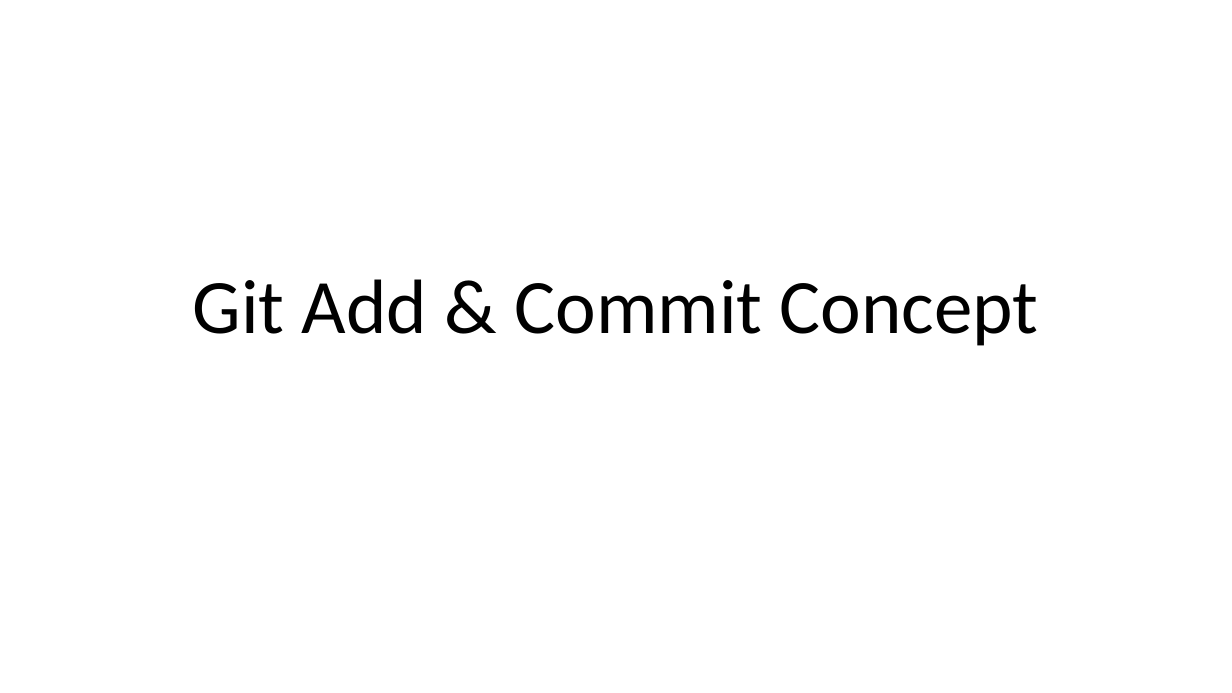
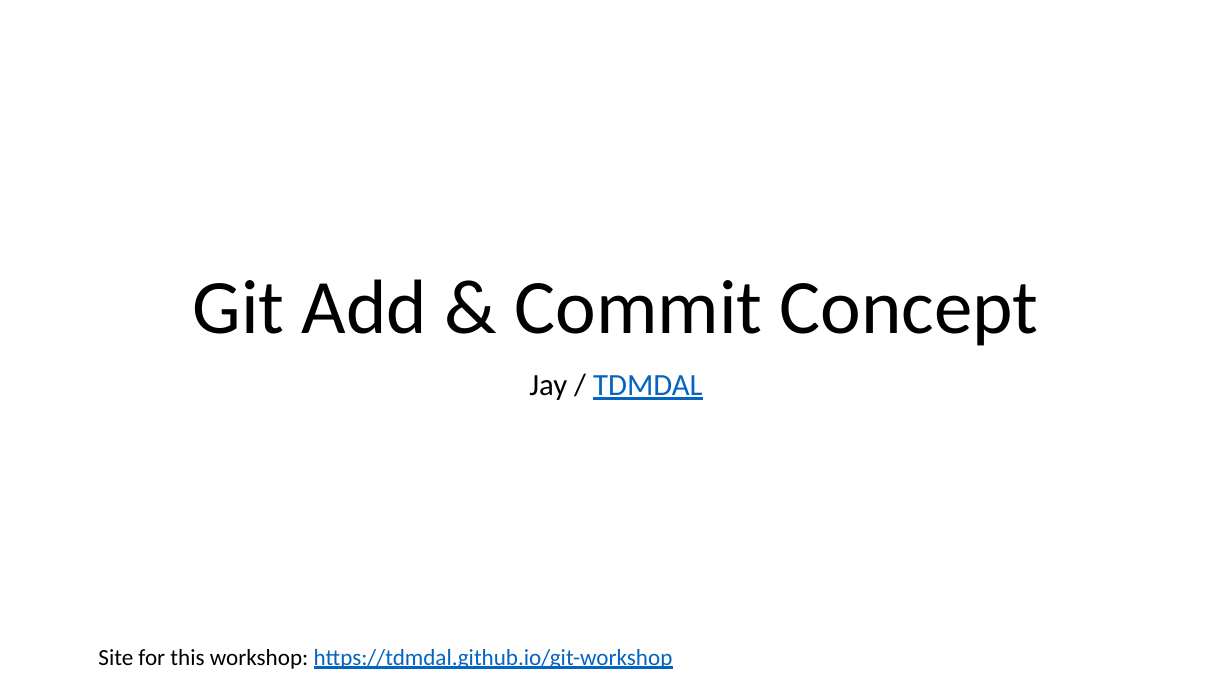
Before and after one commit to tdmdal/git-workshop, a slide deck: slide 1 of git_intro_extra.pptx. Drawn at 1232x693 pixels with LibreOffice and Linux fonts; fonts in the diff are those of the drawing. Boxes give left, top, right and bottom in pixels: in the first picture for what was removed or moved away, otherwise in the second. Text is boxed around its words. In the diff, an @@ line names an element or a change of style, - is before the commit and + after.

Commit message:
modified a few small things in the slides

```diff
--- a/git_intro_extra.pptx
+++ b/git_intro_extra.pptx
@@ subtitle added at box(529, 375, 703, 400), 24 pt, text #0563C1, underline @@
+Jay / TDMDAL
@@ text added at box(98, 649, 673, 669), 18 pt, text #0563C1, underline @@
+Site for this workshop: https://tdmdal.github.io/git-workshop
```
Also in this commit, not shown: 3 other files.
